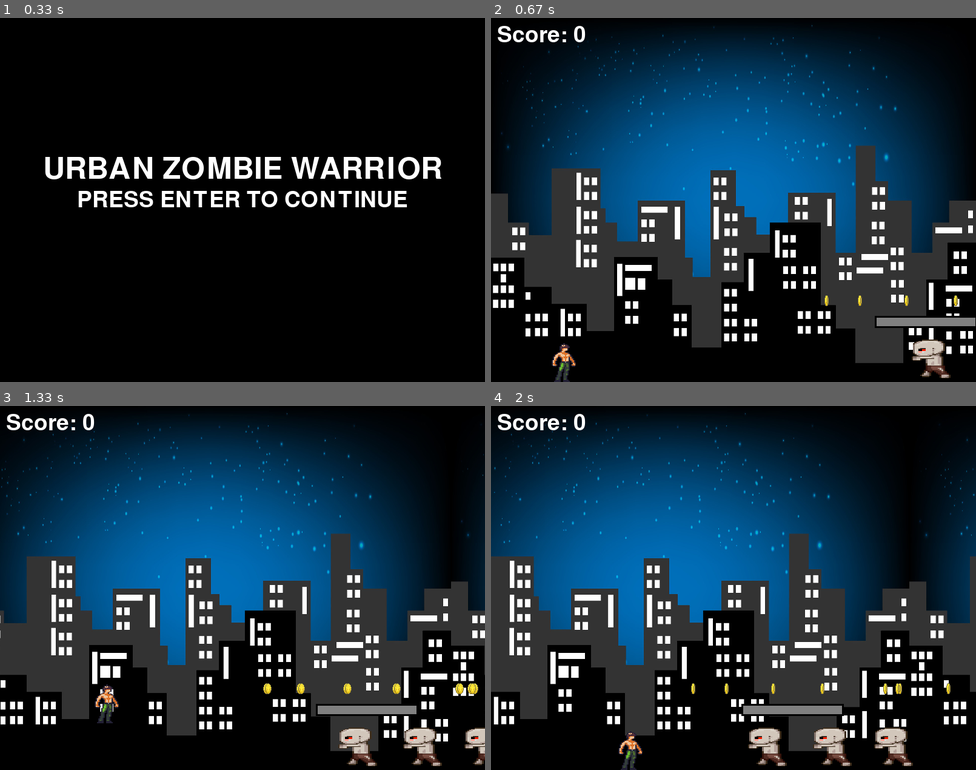
Above: before the commit, frames 1-4 (two rows, left to right).
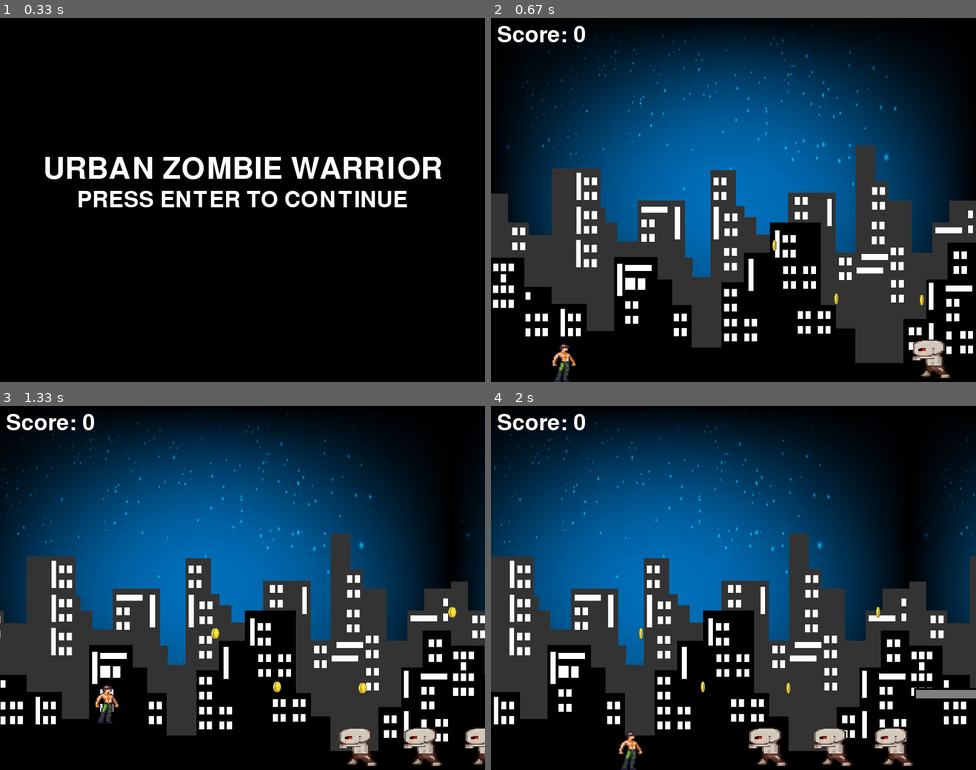
Above: after the commit, the same moments.

Repository: teddyvere/SuperPy.Game
Game: pygame game, started from main.py
The game is run twice, just before and just after one commit, with the same random seed, the same clock (stepped at 60 frames per second) and the same inputs.
Inputs:
- Up to frame 1 (0.33 s): no input
- Up to frame 2 (0.67 s): tap Enter at 0.33 s
- Up to frame 3 (1.33 s): hold D 0.67-1.13 s; hold W from 1.22 s (still down)
- Up to frame 4 (2 s): release W at 1.52 s; hold D from 1.55 s (still down)

Frame 1 is identical in both runs. In frame 2, 0.7% of the frame differs, in the area x 58-100%, y 61-86%; in frame 3, 1.1%; in frame 4, 1.2%, in the area x 30-100%, y 55-86%.

Commit message:
better randomize

Diff:
--- a/Game/__init__.py
+++ b/Game/__init__.py
@@ -73,8 +73,8 @@
         num_platforms = random.randint(5, 10)  # Randomly decide the number of platforms
         platforms = []
         for _ in range(num_platforms):
-            x_pos = random.randint(100, SCREEN_WIDTH * 2)
-            y_pos = random.randint(SCREEN_HEIGHT - 250, SCREEN_HEIGHT - 80)
+            x_pos = random.randint(100, SCREEN_WIDTH * 3)
+            y_pos = random.randint(SCREEN_HEIGHT -300, SCREEN_HEIGHT -100)  # Random y position within a range
             width = random.randint(100, 200)  # Random platform width
             platform = Platform(x_pos, y_pos, width, 20)
             platforms.append(platform)
@@ -84,8 +84,9 @@
         num_coints = random.randint(10, 20)  # Randomly decide the number of
         coins = []
         for _ in range(num_coints):
-            x_pos = random.randint(400, SCREEN_WIDTH * 2)  # Random x position within a range
-            coin = Coin(x_pos, SCREEN_HEIGHT - 150)
+            x_pos = random.randint(200, SCREEN_WIDTH * 3)  # Random x position within a range
+            y_pos = random.randint(SCREEN_HEIGHT- 350, SCREEN_HEIGHT - 150)  # Random y position within a range
+            coin = Coin(x_pos, y_pos)
             coins.append(coin)
         return coins
 
